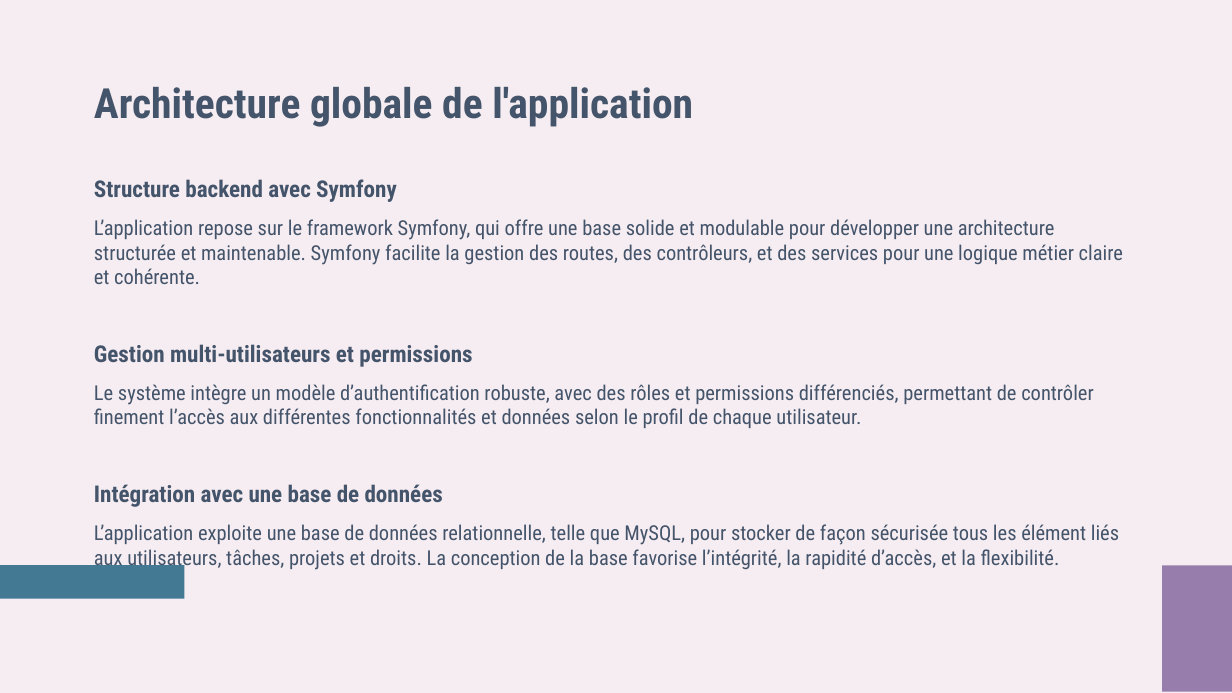
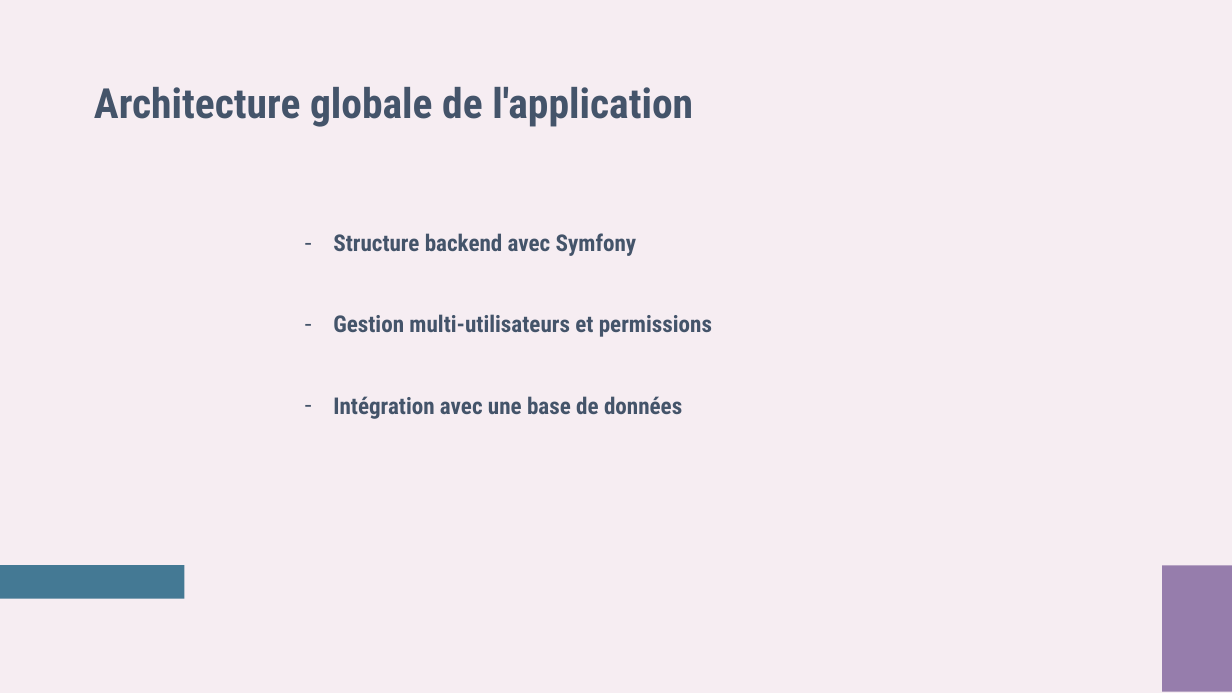
Before and after one commit to chrisrou2025/taskflow, a slide deck: slide 5 of Powerpoint du projet taskflow.pptx. Drawn at 1232x693 pixels with LibreOffice and Linux fonts; fonts in the diff are those of the drawing. Boxes give left, top, right and bottom in pixels: in the first picture for what was removed or moved away, otherwise in the second. Text is boxed around its words. In the diff, an @@ line names an element or a change of style, - is before the commit and + after.

```diff
--- a/Powerpoint du projet taskflow.pptx
+++ b/Powerpoint du projet taskflow.pptx
@@ text at (x1=94, y1=219, x2=1123, y2=284): paragraph removed @@
-L’application repose sur le framework Symfony, qui offre une base solide et modulable pour développer une architecture structurée et maintenable. Symfony facilite la gestion des routes, des contrôleurs, et des services pour une logique métier claire et cohérente.
@@ text "Structure backend avec Symfony" moved from (x1=94, y1=179, x2=1123, y2=571) to (x1=333, y1=233, x2=712, y2=419) @@
@@ text "Structure backend avec Symfony" at (x1=333, y1=233, x2=712, y2=419): bullet none to - @@
@@ text at (x1=94, y1=384, x2=1094, y2=428): paragraph removed @@
-Le système intègre un modèle d’authentification robuste, avec des rôles et permissions différenciés, permettant de contrôler finement l’accès aux différentes fonctionnalités et données selon le profil de chaque utilisateur.
@@ text at (x1=94, y1=524, x2=1119, y2=571): paragraph removed @@
-L’application exploite une base de données relationnelle, telle que MySQL, pour stocker de façon sécurisée tous les élément liés aux utilisateurs, tâches, projets et droits. La conception de la base favorise l’intégrité, la rapidité d’accès, et la flexibilité.
```
Also in this commit, not shown: 10 other slides changed, 4 other files.
